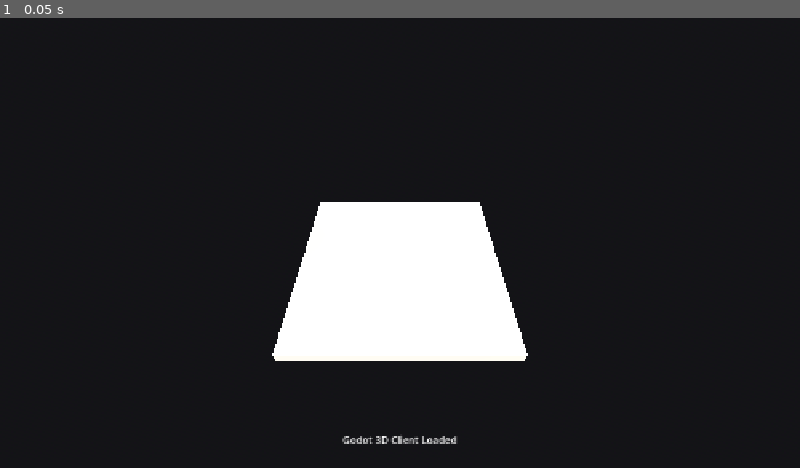
Above: before the commit, frame 1.
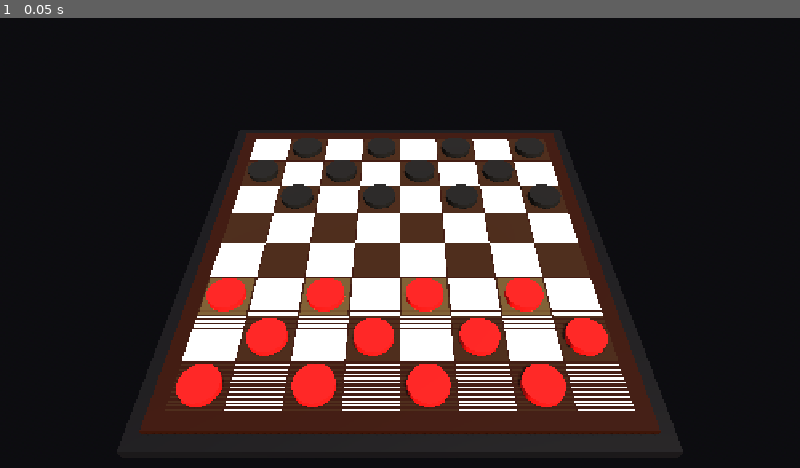
Above: after the commit, the same moment.

Repository: jpeckenpaugh/chk-livive-net
Game: Godot game, scene res://scenes/main.tscn
Same seed, same stepped clock (60 frames per second), same inputs: the game is played once before the commit and once after it.
Inputs:
- Up to frame 1 (0.05 s): no input

The runs differ from the first frame. In frame 1, 30% of the frame differs, in the area x 17-83%, y 25-95%.

Commit message:
feat(godot): implement 3d board, pieces, move animations & cache-busting (section 3)

Diff:
--- /dev/null
+++ b/godot_project/scenes/board.tscn
@@ -0,0 +1,23 @@
+[gd_scene load_steps=4 format=3 uid="uid://b7dq4board001"]
+
+[ext_resource type="Script" path="res://scripts/board_view.gd" id="1_board_view"]
+
+[sub_resource type="StandardMaterial3D" id="StandardMaterial3D_mahogany"]
+albedo_color = Color(0.16, 0.08, 0.05, 1)
+metallic = 0.1
+roughness = 0.35
+
+[sub_resource type="BoxMesh" id="BoxMesh_frame"]
+size = Vector3(8.6, 0.2, 8.6)
+
+[node name="Board" type="Node3D"]
+script = ExtResource("1_board_view")
+
+[node name="FrameMesh" type="MeshInstance3D" parent="."]
+transform = Transform3D(1, 0, 0, 0, 1, 0, 0, 0, 1, 0, -0.1, 0)
+mesh = SubResource("BoxMesh_frame")
+surface_material_override/0 = SubResource("StandardMaterial3D_mahogany")
+
+[node name="Squares" type="Node3D" parent="."]
+
+[node name="Pieces" type="Node3D" parent="."]
--- a/godot_project/scenes/main.tscn
+++ b/godot_project/scenes/main.tscn
@@ -1,10 +1,13 @@
-[gd_scene load_steps=5 format=3 uid="uid://b8t5k2m8e7y1"]
+[gd_scene load_steps=8 format=3 uid="uid://b8t5k2m8e7y1"]
+
+[ext_resource type="Script" path="res://scripts/main_controller.gd" id="1_main"]
+[ext_resource type="PackedScene" uid="uid://b7dq4board001" path="res://scenes/board.tscn" id="2_board"]
 
 [sub_resource type="ProceduralSkyMaterial" id="ProceduralSkyMaterial_sky"]
-sky_top_color = Color(0.2, 0.22, 0.28, 1)
-sky_horizon_color = Color(0.12, 0.12, 0.14, 1)
-ground_bottom_color = Color(0.08, 0.08, 0.09, 1)
-ground_horizon_color = Color(0.12, 0.12, 0.14, 1)
+sky_top_color = Color(0.18, 0.2, 0.24, 1)
+sky_horizon_color = Color(0.1, 0.1, 0.12, 1)
+ground_bottom_color = Color(0.06, 0.06, 0.07, 1)
+ground_horizon_color = Color(0.1, 0.1, 0.12, 1)
 
 [sub_resource type="Sky" id="Sky_env"]
 sky_material = SubResource("ProceduralSkyMaterial_sky")
@@ -14,42 +17,39 @@
 sky = SubResource("Sky_env")
 ambient_light_source = 2
 ambient_light_color = Color(0.65, 0.6, 0.55, 1)
+ambient_light_energy = 1.0
 tonemap_mode = 2
 
 [sub_resource type="BoxMesh" id="BoxMesh_pedestal"]
-size = Vector3(8, 0.4, 8)
+size = Vector3(9.2, 0.3, 9.2)
+
+[sub_resource type="StandardMaterial3D" id="StandardMaterial3D_pedestal"]
+albedo_color = Color(0.08, 0.08, 0.09, 1)
+metallic = 0.2
+roughness = 0.5
 
 [node name="Main" type="Node3D"]
+script = ExtResource("1_main")
 
 [node name="WorldEnvironment" type="WorldEnvironment" parent="."]
 environment = SubResource("Environment_main")
 
 [node name="DirectionalLight3D" type="DirectionalLight3D" parent="."]
-transform = Transform3D(0.866025, -0.353553, 0.353553, 0, 0.707107, 0.707107, -0.5, -0.612372, 0.612372, 5, 10, 5)
+transform = Transform3D(0.866025, -0.353553, 0.353553, 0, 0.707107, 0.707107, -0.5, -0.612372, 0.612372, 5, 12, 5)
+light_color = Color(1, 0.96, 0.9, 1)
+light_energy = 1.2
 shadow_enabled = true
 
-[node name="Camera3D" type="Camera3D" parent="."]
-transform = Transform3D(1, 0, 0, 0, 0.707107, 0.707107, 0, -0.707107, 0.707107, 0, 9, 8)
+[node name="CameraPivot" type="Node3D" parent="."]
+
+[node name="Camera3D" type="Camera3D" parent="CameraPivot"]
+transform = Transform3D(1, 0, 0, 0, 0.689104, 0.724661, 0, -0.724661, 0.689104, 0, 8.2, 7.8)
 current = true
+fov = 48.0
 
 [node name="BoardPedestal" type="MeshInstance3D" parent="."]
-transform = Transform3D(1, 0, 0, 0, 1, 0, 0, 0, 1, 0, -0.2, 0)
+transform = Transform3D(1, 0, 0, 0, 1, 0, 0, 0, 1, 0, -0.25, 0)
 mesh = SubResource("BoxMesh_pedestal")
+surface_material_override/0 = SubResource("StandardMaterial3D_pedestal")
 
-[node name="UI" type="CanvasLayer" parent="."]
-
-[node name="StatusLabel" type="Label" parent="UI"]
-anchors_preset = 7
-anchor_left = 0.5
-anchor_top = 1.0
-anchor_right = 0.5
-anchor_bottom = 1.0
-offset_left = -180.0
-offset_top = -64.0
-offset_right = 180.0
-offset_bottom = -24.0
-grow_horizontal = 2
-grow_vertical = 0
-text = "Godot 3D Client Loaded"
-horizontal_alignment = 1
-vertical_alignment = 1
+[node name="Board" parent="." instance=ExtResource("2_board")]
--- /dev/null
+++ b/godot_project/scenes/piece.tscn
@@ -0,0 +1,39 @@
+[gd_scene load_steps=7 format=3 uid="uid://d3x7kpiece001"]
+
+[ext_resource type="Script" path="res://scripts/piece_view.gd" id="1_piece_view"]
+
+[sub_resource type="StandardMaterial3D" id="StandardMaterial3D_red"]
+albedo_color = Color(0.72, 0.11, 0.11, 1)
+metallic = 0.1
+roughness = 0.25
+
+[sub_resource type="StandardMaterial3D" id="StandardMaterial3D_gold"]
+albedo_color = Color(0.95, 0.75, 0.25, 1)
+metallic = 0.7
+roughness = 0.3
+
+[sub_resource type="CylinderMesh" id="CylinderMesh_body"]
+top_radius = 0.38
+bottom_radius = 0.38
+height = 0.14
+radial_segments = 32
+
+[sub_resource type="CylinderMesh" id="CylinderMesh_crown"]
+top_radius = 0.18
+bottom_radius = 0.22
+height = 0.06
+radial_segments = 24
+
+[node name="Piece" type="Node3D"]
+script = ExtResource("1_piece_view")
+
+[node name="BodyMesh" type="MeshInstance3D" parent="."]
+transform = Transform3D(1, 0, 0, 0, 1, 0, 0, 0, 1, 0, 0.07, 0)
+mesh = SubResource("CylinderMesh_body")
+surface_material_override/0 = SubResource("StandardMaterial3D_red")
+
+[node name="CrownMesh" type="MeshInstance3D" parent="."]
+transform = Transform3D(1, 0, 0, 0, 1, 0, 0, 0, 1, 0, 0.17, 0)
+visible = false
+mesh = SubResource("CylinderMesh_crown")
+surface_material_override/0 = SubResource("StandardMaterial3D_gold")
--- /dev/null
+++ b/godot_project/scripts/board_view.gd
@@ -0,0 +1,322 @@
+extends Node3D
+
+## BoardView
+## 3D Checkers Board representation:
+## - 8x8 squares (32 light cream lacquer, 32 dark walnut lacquer)
+## - Outer mahogany bezel
+## - Area3D raycast click handlers on dark squares
+## - 1..32 Draughts notation labels with toggle
+## - Square highlight indicators (Selected, Legal Moves, Prey Targets, Last Move, Selectable)
+## - Piece management, syncing, and move animations
+
+const PieceScene = preload("res://scenes/piece.tscn")
+
+@onready var squares_container: Node3D = $Squares
+@onready var pieces_container: Node3D = $Pieces
+
+var _pieces: Dictionary = {} # square_index (int) -> PieceView
+var _dark_squares: Array[Dictionary] = [] # 32 items: { "area": Area3D, "highlight": MeshInstance3D, "label": Label3D }
+var _show_notation: bool = false
+
+# Materials
+var mat_light_sq: StandardMaterial3D
+var mat_dark_sq: StandardMaterial3D
+var mat_hl_selected: StandardMaterial3D
+var mat_hl_legal: StandardMaterial3D
+var mat_hl_prey: StandardMaterial3D
+var mat_hl_last_move: StandardMaterial3D
+var mat_hl_selectable: StandardMaterial3D
+
+func _ready() -> void:
+	_init_materials()
+	_build_board()
+
+func _init_materials() -> void:
+	# Light squares: cream/birch lacquer
+	mat_light_sq = StandardMaterial3D.new()
+	mat_light_sq.albedo_color = Color(0.88, 0.82, 0.72)
+	mat_light_sq.roughness = 0.25
+	mat_light_sq.metallic = 0.05
+
+	# Dark squares: walnut lacquer
+	mat_dark_sq = StandardMaterial3D.new()
+	mat_dark_sq.albedo_color = Color(0.18, 0.12, 0.08)
+	mat_dark_sq.roughness = 0.25
+	mat_dark_sq.metallic = 0.05
+
+	# Selected square: gold / amber (#f5b041)
+	mat_hl_selected = StandardMaterial3D.new()
+	mat_hl_selected.albedo_color = Color(0.96, 0.69, 0.25, 0.8)
+	mat_hl_selected.transparency = BaseMaterial3D.TRANSPARENCY_ALPHA
+	mat_hl_selected.shading_mode = BaseMaterial3D.SHADING_MODE_UNSHADED
+
+	# Legal move destination: emerald green (#2ecc71)
+	mat_hl_legal = StandardMaterial3D.new()
+	mat_hl_legal.albedo_color = Color(0.18, 0.8, 0.44, 0.8)
+	mat_hl_legal.transparency = BaseMaterial3D.TRANSPARENCY_ALPHA
+	mat_hl_legal.shading_mode = BaseMaterial3D.SHADING_MODE_UNSHADED
+
+	# Prey target: crimson (#e74c3c)
+	mat_hl_prey = StandardMaterial3D.new()
+	mat_hl_prey.albedo_color = Color(0.91, 0.3, 0.24, 0.85)
+	mat_hl_prey.transparency = BaseMaterial3D.TRANSPARENCY_ALPHA
+	mat_hl_prey.shading_mode = BaseMaterial3D.SHADING_MODE_UNSHADED
+
+	# Last move square: subtle cyan / sky (#3498db)
+	mat_hl_last_move = StandardMaterial3D.new()
+	mat_hl_last_move.albedo_color = Color(0.2, 0.6, 0.85, 0.5)
+	mat_hl_last_move.transparency = BaseMaterial3D.TRANSPARENCY_ALPHA
+	mat_hl_last_move.shading_mode = BaseMaterial3D.SHADING_MODE_UNSHADED
+
+	# Selectable piece hint: subtle warm amber
+	mat_hl_selectable = StandardMaterial3D.new()
+	mat_hl_selectable.albedo_color = Color(0.96, 0.75, 0.35, 0.3)
+	mat_hl_selectable.transparency = BaseMaterial3D.TRANSPARENCY_ALPHA
+	mat_hl_selectable.shading_mode = BaseMaterial3D.SHADING_MODE_UNSHADED
+
+func _build_board() -> void:
+	_dark_squares.resize(32)
+
+	# Shared meshes
+	var box_mesh: BoxMesh = BoxMesh.new()
+	box_mesh.size = Vector3(0.98, 0.1, 0.98)
+
+	var hl_mesh: BoxMesh = BoxMesh.new()
+	hl_mesh.size = Vector3(0.94, 0.004, 0.94)
+
+	var shape: BoxShape3D = BoxShape3D.new()
+	shape.size = Vector3(0.98, 0.1, 0.98)
+
+	for row in range(8):
+		for col in range(8):
+			var pos_x: float = (float(col) - 3.5) * 1.0
+			var pos_z: float = (float(row) - 3.5) * 1.0
+			var is_dark: bool = ((row + col) % 2 == 1)
+
+			if is_dark:
+				var sq_index: int = row * 4 + (col / 2)
+
+				# Dark Square Area3D for clicks
+				var area: Area3D = Area3D.new()
+				area.name = "DarkSquare_" + str(sq_index)
+				area.position = Vector3(pos_x, 0.0, pos_z)
+				area.input_ray_pickable = true
+
+				var col_shape: CollisionShape3D = CollisionShape3D.new()
+				col_shape.shape = shape
+				area.add_child(col_shape)
+
+				# Mesh
+				var mesh_inst: MeshInstance3D = MeshInstance3D.new()
+				mesh_inst.mesh = box_mesh
+				mesh_inst.position = Vector3(0.0, -0.05, 0.0)
+				mesh_inst.set_surface_override_material(0, mat_dark_sq)
+				area.add_child(mesh_inst)
+
+				# Highlight Overlay
+				var hl_inst: MeshInstance3D = MeshInstance3D.new()
+				hl_inst.name = "Highlight"
+				hl_inst.mesh = hl_mesh
+				hl_inst.position = Vector3(0.0, 0.002, 0.0)
+				hl_inst.visible = false
+				area.add_child(hl_inst)
+
+				# 1..32 Notation Label
+				var label: Label3D = Label3D.new()
+				label.name = "NotationLabel"
+				label.text = str(sq_index + 1)
+				label.position = Vector3(0.32, 0.005, 0.32)
+				label.rotation_degrees = Vector3(-90, 0, 0)
+				label.font_size = 28
+				label.modulate = Color(0.9, 0.85, 0.75, 0.65)
+				label.outline_size = 4
+				label.outline_modulate = Color(0, 0, 0, 0.7)
+				label.visible = _show_notation
+				area.add_child(label)
+
+				# Connect input event
+				area.input_event.connect(_on_square_input_event.bind(sq_index))
+
+				squares_container.add_child(area)
+				_dark_squares[sq_index] = {
+					"area": area,
+					"highlight": hl_inst,
+					"label": label
+				}
+			else:
+				# Light Square Mesh
+				var light_mesh: MeshInstance3D = MeshInstance3D.new()
+				light_mesh.name = "LightSquare_" + str(row) + "_" + str(col)
+				light_mesh.mesh = box_mesh
+				light_mesh.position = Vector3(pos_x, -0.05, pos_z)
+				light_mesh.set_surface_override_material(0, mat_light_sq)
+				squares_container.add_child(light_mesh)
+
+func index_to_coord(index: int) -> Vector2i:
+	var row: int = index / 4
+	var col: int = (index % 4) * 2 + 1 if (row % 2 == 0) else (index % 4) * 2
+	return Vector2i(col, row)
+
+func index_to_world_pos(index: int) -> Vector3:
+	var c: Vector2i = index_to_coord(index)
+	return Vector3((float(c.x) - 3.5) * 1.0, 0.0, (float(c.y) - 3.5) * 1.0)
+
+func _on_square_input_event(_camera: Node, event: InputEvent, _position: Vector3, _normal: Vector3, _shape_idx: int, square_index: int) -> void:
+	if event is InputEventMouseButton:
+		var mb: InputEventMouseButton = event
+		if mb.button_index == MOUSE_BUTTON_LEFT and mb.pressed:
+			Bridge.notify_square_clicked(square_index)
+	elif event is InputEventScreenTouch:
+		var st: InputEventScreenTouch = event
+		if st.pressed:
+			Bridge.notify_square_clicked(square_index)
+
+func set_show_notation(show: bool) -> void:
+	_show_notation = show
+	for sq in _dark_squares:
+		if sq.has("label") and sq["label"] != null:
+			sq["label"].visible = show
+
+## Update highlights based on render payload
+func update_highlights(render_data: Dictionary) -> void:
+	var selected_sq = render_data.get("selectedSquare", null)
+	var legal_moves = render_data.get("legalMovesForSelected", [])
+	var prey_indices = render_data.get("preyIndices", [])
+	var last_move = render_data.get("lastMove", null)
+	var selectable = render_data.get("selectableIndices", [])
+
+	var legal_to_indices: Array[int] = []
+	for move in legal_moves:
+		if move is Dictionary and move.has("to"):
+			legal_to_indices.append(int(move["to"]))
+		elif move is int:
+			legal_to_indices.append(int(move))
+
+	var last_move_indices: Array[int] = []
+	if last_move is Dictionary:
+		if last_move.has("from") and last_move["from"] != null:
+			last_move_indices.append(int(last_move["from"]))
+		if last_move.has("to") and last_move["to"] != null:
+			last_move_indices.append(int(last_move["to"]))
+
+	for i in range(32):
+		var sq = _dark_squares[i]
+		if not sq.has("highlight") or sq["highlight"] == null:
+			continue
+		var hl: MeshInstance3D = sq["highlight"]
+
+		if selected_sq != null and int(selected_sq) == i:
+			hl.set_surface_override_material(0, mat_hl_selected)
+			hl.visible = true
+		elif i in prey_indices:
+			hl.set_surface_override_material(0, mat_hl_prey)
+			hl.visible = true
+		elif i in legal_to_indices:
+			hl.set_surface_override_material(0, mat_hl_legal)
+			hl.visible = true
+		elif i in last_move_indices:
+			hl.set_surface_override_material(0, mat_hl_last_move)
+			hl.visible = true
+		elif selected_sq == null and i in selectable:
+			hl.set_surface_override_material(0, mat_hl_selectable)
+			hl.visible = true
+		else:
+			hl.visible = false
+
+## Synchronize 32-element board state array with active 3D pieces
+func sync_board_state(board_array: Array) -> void:
+	if board_array.size() < 32:
+		return
+
+	for i in range(32):
+		var val: int = int(board_array[i])
+		if val == 0:
+			if _pieces.has(i):
+				var p = _pieces[i]
+				_pieces.erase(i)
+				p.queue_free()
+		else:
+			var color: int = 1 if val > 0 else -1
+			var is_king: bool = abs(val) == 2
+			if _pieces.has(i):
+				var p = _pieces[i]
+				if p.piece_color != color:
+					p.queue_free()
+					var new_p = _spawn_piece(color, is_king, i)
+					_pieces[i] = new_p
+				else:
+					p.set_king(is_king)
+					p.position = index_to_world_pos(i)
+			else:
+				var new_p = _spawn_piece(color, is_king, i)
+				_pieces[i] = new_p
+
+func _spawn_piece(color: int, is_king: bool, index: int) -> Node3D:
+	var piece = PieceScene.instantiate()
+	pieces_container.add_child(piece)
+	var world_pos: Vector3 = index_to_world_pos(index)
+	piece.setup(color, is_king, index, world_pos)
+	return piece
+
+## Execute piece move animation (slide or parabolic jump), dissipation, and crowning
+func execute_move_animation(move_data: Dictionary) -> void:
+	var from_idx: int = int(move_data.get("from", -1))
+	var to_idx: int = int(move_data.get("to", -1))
+	var is_jump: bool = bool(move_data.get("isJump", false))
+	var captured = move_data.get("captured", null)
+
+	var piece = _pieces.get(from_idx, null)
+	if piece == null:
+		Bridge.notify_animation_complete()
+		return
+
+	_pieces.erase(from_idx)
+	if _pieces.has(to_idx) and _pieces[to_idx] != piece:
+		_pieces[to_idx].queue_free()
+	_pieces[to_idx] = piece
+	piece.square_index = to_idx
+
+	var target_pos: Vector3 = index_to_world_pos(to_idx)
+
+	# Concurrent capture dissipation
+	if captured != null:
+		var cap_idx: int = int(captured)
+		if _pieces.has(cap_idx):
+			var cap_piece = _pieces[cap_idx]
+			_pieces.erase(cap_idx)
+			cap_piece.animate_capture_dissipation()
+
+	# Check if move crowns the piece
+	var should_crown: bool = false
+	if not piece.is_king:
+		if piece.piece_color == 1 and to_idx <= 3:
+			should_crown = true
+		elif piece.piece_color == -1 and to_idx >= 28:
+			should_crown = true
+
+	# Run slide or parabolic jump
+	var tween: Tween
+	if is_jump:
+		tween = piece.animate_jump_to(target_pos, 0.32, 0.55)
+	else:
+		tween = piece.animate_slide_to(target_pos, 0.25)
+
+	if should_crown:
+		tween.finished.connect(func():
+			var crown_tween = piece.animate_crowning()
+			crown_tween.finished.connect(func():
+				Bridge.notify_animation_complete()
+			)
+		)
+	else:
+		tween.finished.connect(func():
+			Bridge.notify_animation_complete()
+		)
+
+func on_board_updated(data: Dictionary) -> void:
+	if data.has("board") and data["board"] is Array:
+		sync_board_state(data["board"])
+	update_highlights(data)
+
+func on_move_animation_requested(data: Dictionary) -> void:
+	execute_move_animation(data)
--- a/godot_project/scripts/bridge.gd
+++ b/godot_project/scripts/bridge.gd
@@ -76,10 +76,10 @@
 
 func _emit_mock_initial_state() -> void:
 	# Standard Draughts opening board (12 black pieces, 8 empty, 12 red pieces)
-	# 1=RED_MAN, 2=BLACK_MAN
+	# 1=RED_MAN, -1=BLACK_MAN
 	var mock_board: Array = []
 	for i in range(12):
-		mock_board.append(2) # Black pieces on rows 0..2
+		mock_board.append(-1) # Black pieces on rows 0..2 (-1 = BLACK_MAN)
 	for i in range(8):
 		mock_board.append(0) # Empty squares on rows 3..4
 	for i in range(12):
--- /dev/null
+++ b/godot_project/scripts/main_controller.gd
@@ -0,0 +1,43 @@
+extends Node3D
+
+## MainController
+## Coordinates 3D Scene components, Camera Gimbal/Pivot, Lighting,
+## and connects Autoload Bridge signals to BoardView.
+
+@onready var camera_pivot: Node3D = $CameraPivot
+@onready var camera: Camera3D = $CameraPivot/Camera3D
+@onready var board: Node3D = $Board
+
+func _ready() -> void:
+	# Orient camera to look directly at center of board
+	if camera != null:
+		camera.look_at(Vector3.ZERO, Vector3.UP)
+
+	# Connect Autoload Bridge signals
+	if Bridge != null:
+		Bridge.board_updated.connect(_on_board_updated)
+		Bridge.move_animation_requested.connect(_on_move_animation_requested)
+		Bridge.board_flipped.connect(_on_board_flipped)
+		Bridge.show_notation_changed.connect(_on_show_notation_changed)
+
+	print("[MainController] Checkers 3D scene initialized and ready.")
+
+func _on_board_updated(data: Dictionary) -> void:
+	if board != null and board.has_method("on_board_updated"):
+		board.on_board_updated(data)
+
+func _on_move_animation_requested(data: Dictionary) -> void:
+	if board != null and board.has_method("on_move_animation_requested"):
+		board.on_move_animation_requested(data)
+
+func _on_board_flipped(flipped: bool) -> void:
+	if camera_pivot == null:
+		return
+	var target_y: float = PI if flipped else 0.0
+	var tween: Tween = create_tween()
+	tween.set_trans(Tween.TRANS_CUBIC).set_ease(Tween.EASE_IN_OUT)
+	tween.tween_property(camera_pivot, "rotation:y", target_y, 0.6)
+
+func _on_show_notation_changed(show: bool) -> void:
+	if board != null and board.has_method("set_show_notation"):
+		board.set_show_notation(show)
--- /dev/null
+++ b/godot_project/scripts/piece_view.gd
@@ -0,0 +1,106 @@
+extends Node3D
+
+## PieceView
+## 3D visual representation of a Checkers piece (Red or Black, Man or King).
+## Manages materials, crown visibility, and procedural animations (slide, parabolic jump, dissipation, crowning).
+
+@export var square_index: int = -1
+@export var piece_color: int = 1 # 1 = Red, -1 = Black
+@export var is_king: bool = false
+
+# Materials
+var mat_red: StandardMaterial3D
+var mat_black: StandardMaterial3D
+var mat_gold: StandardMaterial3D
+
+@onready var body_mesh: MeshInstance3D = $BodyMesh
+@onready var crown_mesh: MeshInstance3D = $CrownMesh
+
+func _ready() -> void:
+	_init_materials()
+	_apply_visuals()
+
+func _init_materials() -> void:
+	if mat_red == null:
+		mat_red = StandardMaterial3D.new()
+		mat_red.albedo_color = Color(0.72, 0.11, 0.11)
+		mat_red.roughness = 0.25
+		mat_red.metallic = 0.1
+
+	if mat_black == null:
+		mat_black = StandardMaterial3D.new()
+		mat_black.albedo_color = Color(0.12, 0.12, 0.12)
+		mat_black.roughness = 0.2
+		mat_black.metallic = 0.15
+
+	if mat_gold == null:
+		mat_gold = StandardMaterial3D.new()
+		mat_gold.albedo_color = Color(0.95, 0.75, 0.25)
+		mat_gold.metallic = 0.7
+		mat_gold.roughness = 0.3
+
+func setup(color: int, king: bool, initial_index: int, world_pos: Vector3) -> void:
+	piece_color = 1 if color > 0 else -1
+	is_king = king
+	square_index = initial_index
+	position = world_pos
+	_init_materials()
+	_apply_visuals()
+
+func set_king(king: bool) -> void:
+	is_king = king
+	if crown_mesh != null:
+		crown_mesh.visible = is_king
+
+func _apply_visuals() -> void:
+	if body_mesh != null:
+		var target_mat = mat_red if piece_color > 0 else mat_black
+		body_mesh.set_surface_override_material(0, target_mat)
+	if crown_mesh != null:
+		crown_mesh.set_surface_override_material(0, mat_gold)
+		crown_mesh.visible = is_king
+
+## Animate smooth slide to target_pos (snappy 0.25s default)
+func animate_slide_to(target_pos: Vector3, duration: float = 0.25) -> Tween:
+	var tween: Tween = create_tween()
+	tween.set_trans(Tween.TRANS_QUAD).set_ease(Tween.EASE_OUT)
+	tween.tween_property(self, "position", target_pos, duration)
+	return tween
+
+## Animate parabolic jump arc to target_pos (snappy 0.32s, 0.55 peak height default)
+func animate_jump_to(target_pos: Vector3, duration: float = 0.32, peak_height: float = 0.55) -> Tween:
+	var start_pos: Vector3 = position
+	var tween: Tween = create_tween()
+	tween.tween_method(func(t: float):
+		var x: float = lerp(start_pos.x, target_pos.x, t)
+		var z: float = lerp(start_pos.z, target_pos.z, t)
+		var arc_y: float = 4.0 * t * (1.0 - t) * peak_height
+		var y: float = lerp(start_pos.y, target_pos.y, t) + arc_y
+		position = Vector3(x, y, z)
+	, 0.0, 1.0, duration)
+	return tween
+
+## Animate capture dissipation: slight rise, scale to 0, then queue_free
+func animate_capture_dissipation() -> Tween:
+	var tween: Tween = create_tween()
+	tween.set_parallel(true)
+	tween.tween_property(self, "position:y", position.y + 0.35, 0.28).set_trans(Tween.TRANS_QUAD).set_ease(Tween.EASE_OUT)
+	tween.tween_property(self, "scale", Vector3.ZERO, 0.28).set_trans(Tween.TRANS_BACK).set_ease(Tween.EASE_IN)
+	tween.chain().tween_callback(queue_free)
+	return tween
+
+## Animate crowning: crown scale pop and spin
+func animate_crowning() -> Tween:
+	set_king(true)
+	if crown_mesh == null:
+		var dummy_tween: Tween = create_tween()
+		return dummy_tween
+	crown_mesh.visible = true
+	crown_mesh.scale = Vector3.ZERO
+	crown_mesh.rotation = Vector3.ZERO
+	var tween: Tween = create_tween()
+	tween.set_parallel(true)
+	tween.tween_property(crown_mesh, "scale", Vector3(1.25, 1.25, 1.25), 0.18).set_trans(Tween.TRANS_BACK).set_ease(Tween.EASE_OUT)
+	tween.tween_property(crown_mesh, "rotation:y", TAU, 0.35).set_trans(Tween.TRANS_CUBIC).set_ease(Tween.EASE_OUT)
+	tween.chain().tween_property(crown_mesh, "scale", Vector3.ONE, 0.12).set_trans(Tween.TRANS_QUAD).set_ease(Tween.EASE_IN_OUT)
+	return tween
Not shown, added: godot_project/scripts/board_view.gd.uid
Not shown, added: godot_project/scripts/main_controller.gd.uid
Not shown, added: godot_project/scripts/piece_view.gd.uid
Not shown, changed: .github/workflows/deploy.yml
Not shown, changed: godot_plan.md
Not shown, changed: scripts/build_godot.sh
